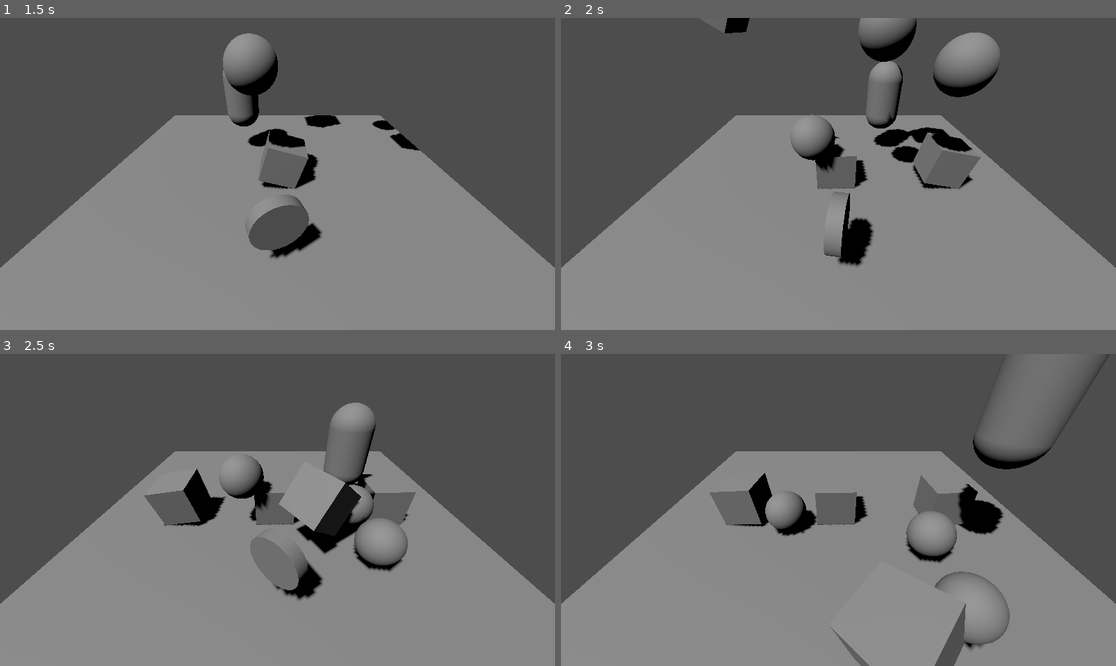
Above: before the commit, frames 1-4 (two rows, left to right).
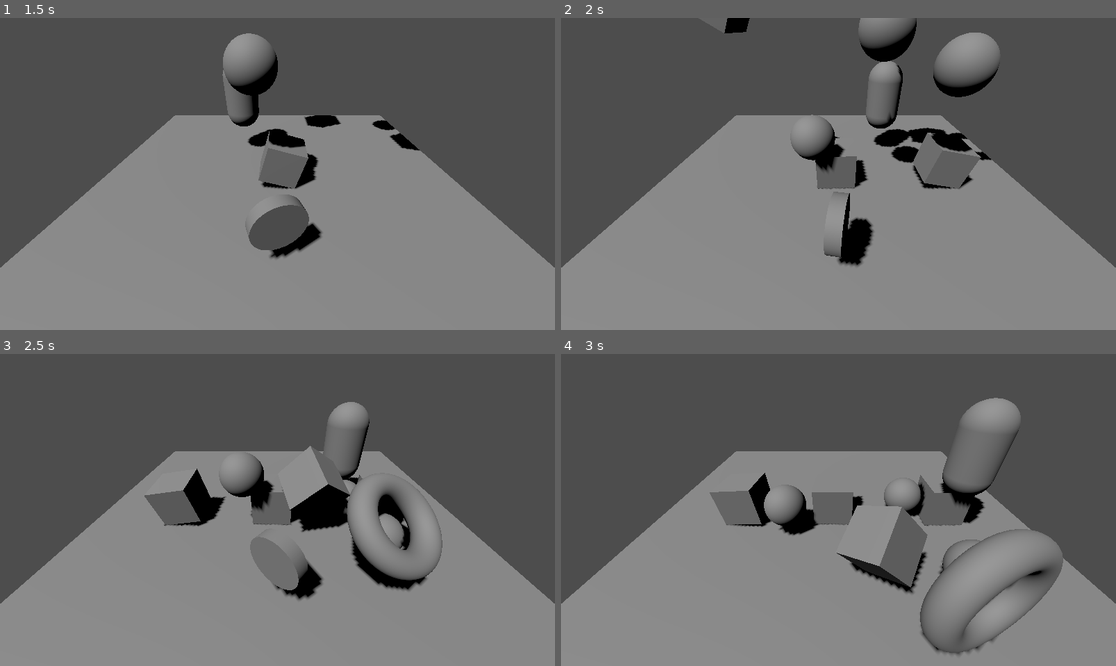
Above: after the commit, the same moments.

Repository: DanDan-Da/TSIF-The-Sky-Is-Falling
Game: Godot game, scene res://title_screen.tscn
Same seed, same stepped clock (60 frames per second), same inputs: the game is played once before the commit and once after it.
Inputs:
- Up to frame 1 (1.5 s): click "Play" at 0.5 s; tap Enter (ui_accept) at 1.25 s; hold Right (ui_right) from 1.28 s (still down)
- Up to frame 2 (2 s): keep holding Right (ui_right); tap Enter (ui_accept) at 1.52 s
- Up to frame 3 (2.5 s): release Right (ui_right) at 2.03 s; hold Down (ui_down) from 2.03 s (still down); tap Enter (ui_accept) at 2.27 s
- Up to frame 4 (3 s): release Down (ui_down) at 2.78 s; hold Right (ui_right) from 2.78 s (still down)

Frame 1 is identical in both runs. In frame 2, 0.1% of the frame differs, in the area x 60-78%, y 15-46%; in frame 3, 4.4%; in frame 4, 11%, in the area x 36-99%, y 0-100%.

Commit message:
DOnitsi
Tein donitsin

Diff:
--- /dev/null
+++ b/donut.tscn
@@ -0,0 +1,16 @@
+[gd_scene load_steps=3 format=3 uid="uid://dx7ftb0uhf76x"]
+
+[sub_resource type="CylinderShape3D" id="CylinderShape3D_hfw3e"]
+height = 0.444237
+radius = 1.00865
+
+[sub_resource type="TorusMesh" id="TorusMesh_r2aog"]
+
+[node name="Donut" type="RigidBody3D"]
+
+[node name="CollisionShape3D" type="CollisionShape3D" parent="."]
+transform = Transform3D(1, 0, 0, 0, 1, 0, 0, 0, 1, 0, 0.020026, 0)
+shape = SubResource("CylinderShape3D_hfw3e")
+
+[node name="MeshInstance3D" type="MeshInstance3D" parent="."]
+mesh = SubResource("TorusMesh_r2aog")
--- a/level_1.tscn
+++ b/level_1.tscn
@@ -1,9 +1,10 @@
-[gd_scene load_steps=7 format=3 uid="uid://osnabbbsa74n"]
+[gd_scene load_steps=8 format=3 uid="uid://osnabbbsa74n"]
 
 [ext_resource type="PackedScene" uid="uid://c1vgtr6waxedg" path="res://block.tscn" id="1_r01fo"]
 [ext_resource type="PackedScene" uid="uid://qpwid257x8d5" path="res://Player.tscn" id="2_hgtvx"]
 [ext_resource type="PackedScene" uid="uid://bwe3osgqx8mgs" path="res://Sphere.tscn" id="3_klddj"]
 [ext_resource type="PackedScene" uid="uid://dduoi18ggiwdy" path="res://coin.tscn" id="4_ue4bp"]
+[ext_resource type="PackedScene" uid="uid://dx7ftb0uhf76x" path="res://donut.tscn" id="5_70xok"]
 
 [sub_resource type="BoxMesh" id="BoxMesh_k2vmk"]
 
@@ -58,3 +59,6 @@
 
 [node name="Coin" parent="Objects" instance=ExtResource("4_ue4bp")]
 transform = Transform3D(1, 0, 0, 0, 1, 0, 0, 0, 1, 0, 1.20023, 2.49549)
+
+[node name="Donut" parent="." instance=ExtResource("5_70xok")]
+transform = Transform3D(1, 0, 0, 0, 1, 0, 0, 0, 1, 2, 16, 1)
